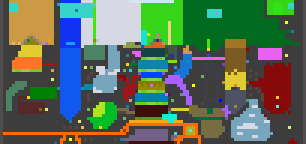
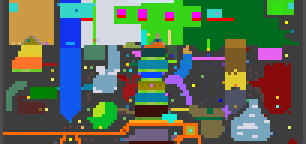
The second (306, 144) image is a revision of the first. Changes to its layers:
painted on "biome_map.png" over bbox(81, 6, 234, 30)
